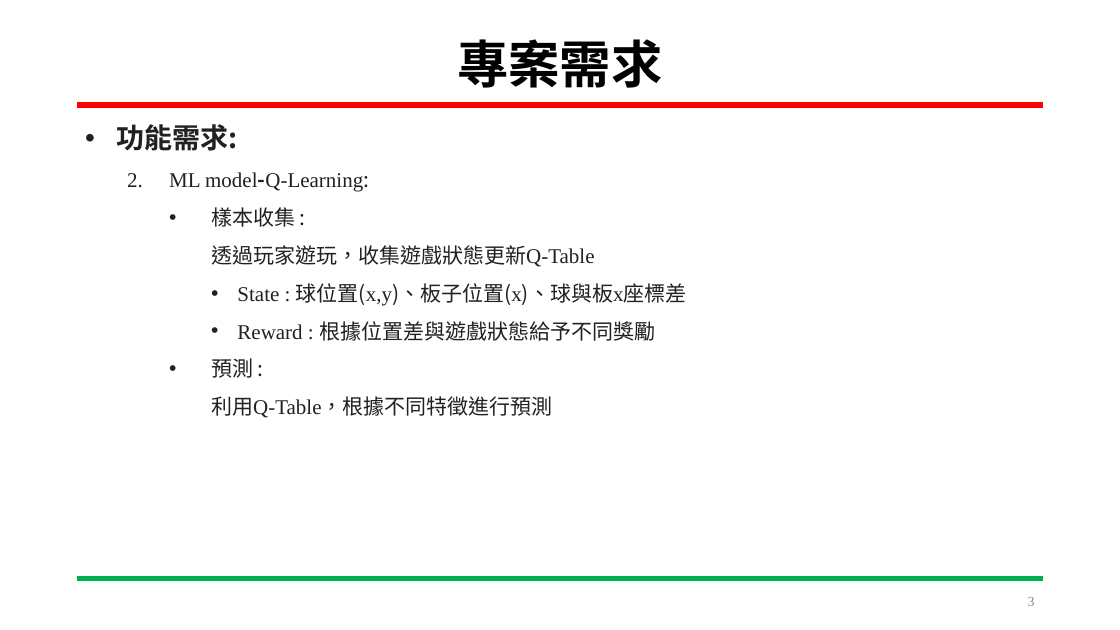
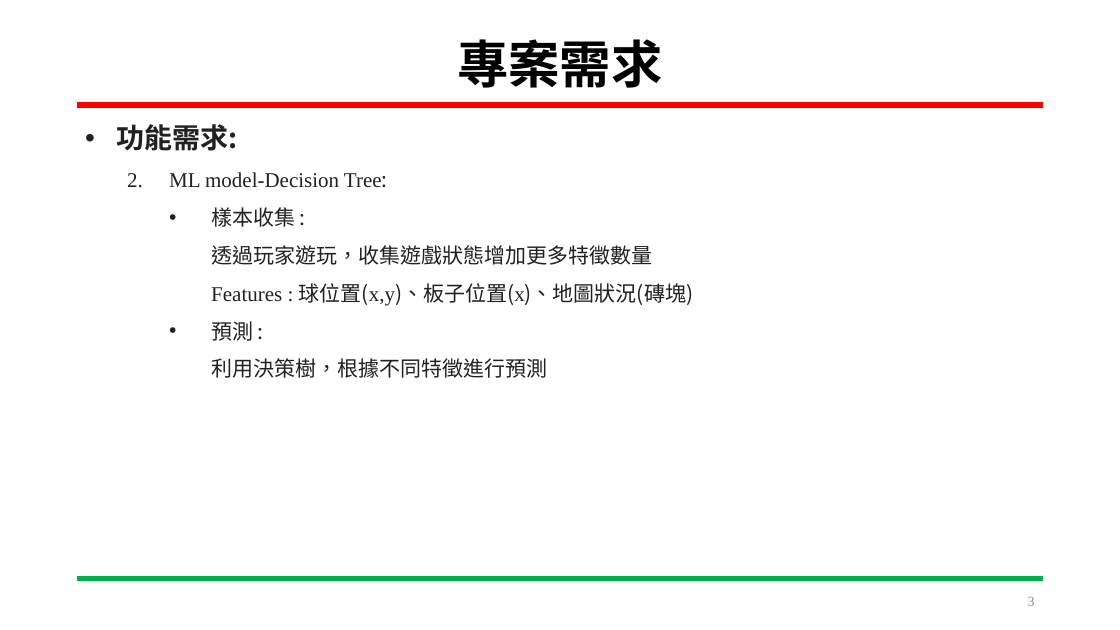
Before and after one commit to HOURFA/ML, a slide deck: slide 3 of final_project/DevelopmentLog/ML_finalproject.pptx. Drawn at 1120x630 pixels with LibreOffice and Linux fonts; fonts in the diff are those of the drawing. Boxes give left, top, right and bottom in pixels: in the first picture for what was removed or moved away, otherwise in the second. Text is boxed around its words. In the diff, an @@ line names an element or a change of style, - is before the commit and + after.

```diff
--- a/final_project/DevelopmentLog/ML_finalproject.pptx
+++ b/final_project/DevelopmentLog/ML_finalproject.pptx
@@ text at [169, 172, 388, 188]: text changed @@
-  2. ML model-Q-Learning:
+  2. ML model-Decision Tree:
@@ text at [211, 245, 693, 306]: text changed; font Times New Roman to Noto Sans CJK SC @@
-      透過玩家遊玩，收集遊戲狀態更新Q-Table
-      • State : 球位置(x,y)、板子位置(x)、球與板x座標差
-      • Reward : 根據位置差與遊戲狀態給予不同獎勵
+      透過玩家遊玩，收集遊戲狀態增加更多特徵數量
+      Features : 球位置(x,y)、板子位置(x)、地圖狀況(磚塊)
@@ text at [211, 358, 547, 378]: text changed @@
-      利用Q-Table，根據不同特徵進行預測
+      利用決策樹，根據不同特徵進行預測
```
Also in this commit, not shown: 9 other slides changed, 2 slides added, 1 other file.
